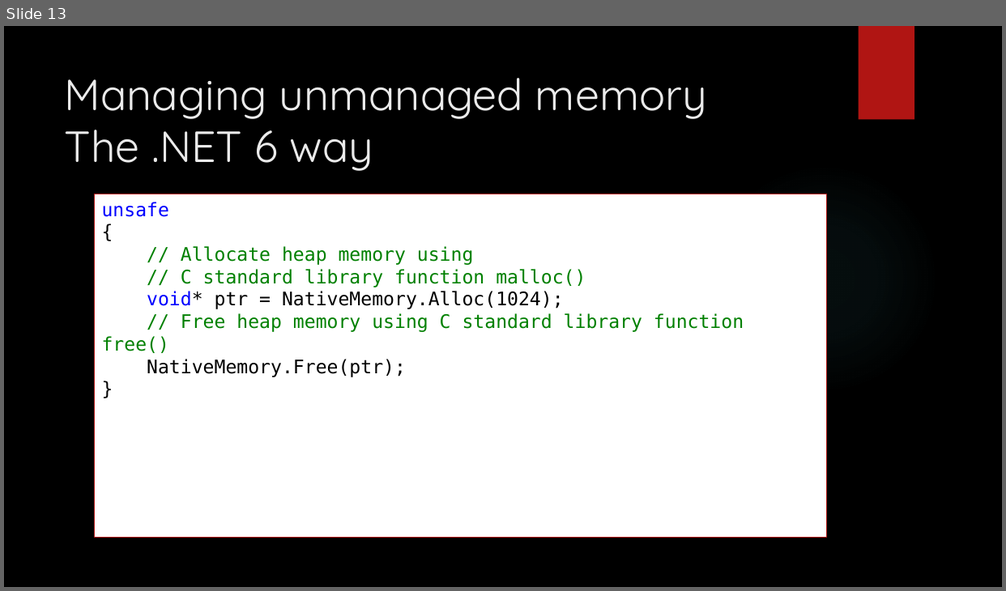
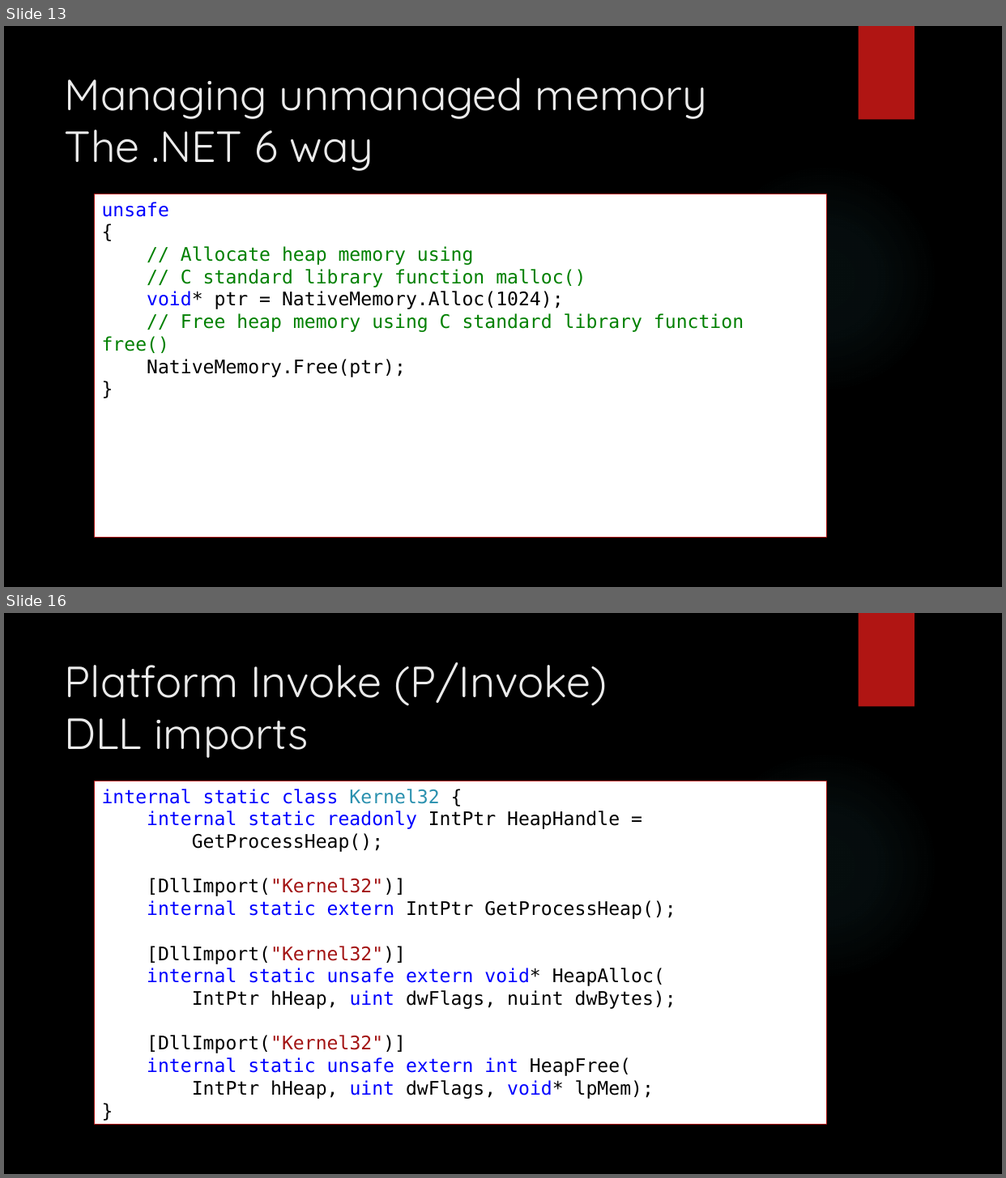
Before and after one commit to dennisdietrich/UnsafeCSharp, a slide deck: doc/Introduction to unsafe C#.pptx. Shown one above the other, each under a label of ours: slide 13 before the commit, slides 13 and 16 after it; the slides between them are not shown. The pictures are 1006x591 and 1006x1178 pixels, drawn with LibreOffice and Linux fonts; fonts in the diff are those of the drawing; background and template pictures are left out. Boxes give left, top, right and bottom in pixels: in the first picture for what was removed or moved away, otherwise in the second. Text is boxed around its words. In the diff, an @@ line names an element or a change of style, - is before the commit and + after.

```diff
--- a/doc/Introduction to unsafe C#.pptx
+++ b/doc/Introduction to unsafe C#.pptx
@@ slide 16 added at box(4, 613, 1002, 1174), background picture (left out); not listed: 2 template elements that a slide beside it also shows @@
@@ title added at box(65, 662, 607, 758), 42 pt, text #EBEBEB @@
+Platform Invoke (P/Invoke)
+DLL imports
@@ rectangle added at box(95, 781, 827, 1125), fill #FFFFFF, outline #B01513 1.25 pt, 18 pt, text #000000 @@
+internal static class Kernel32 {
+internal static readonly IntPtr HeapHandle =
+GetProcessHeap();
+[DllImport("Kernel32")]
+internal static extern IntPtr GetProcessHeap();
+[DllImport("Kernel32")]
+internal static unsafe extern void* HeapAlloc(
+IntPtr hHeap, uint dwFlags, nuint dwBytes);
+[DllImport("Kernel32")]
+internal static unsafe extern int HeapFree(
+IntPtr hHeap, uint dwFlags, void* lpMem);
+}
```
Also in this commit, not shown: 2 slides changed, 2 other slides added, 2 other files.
